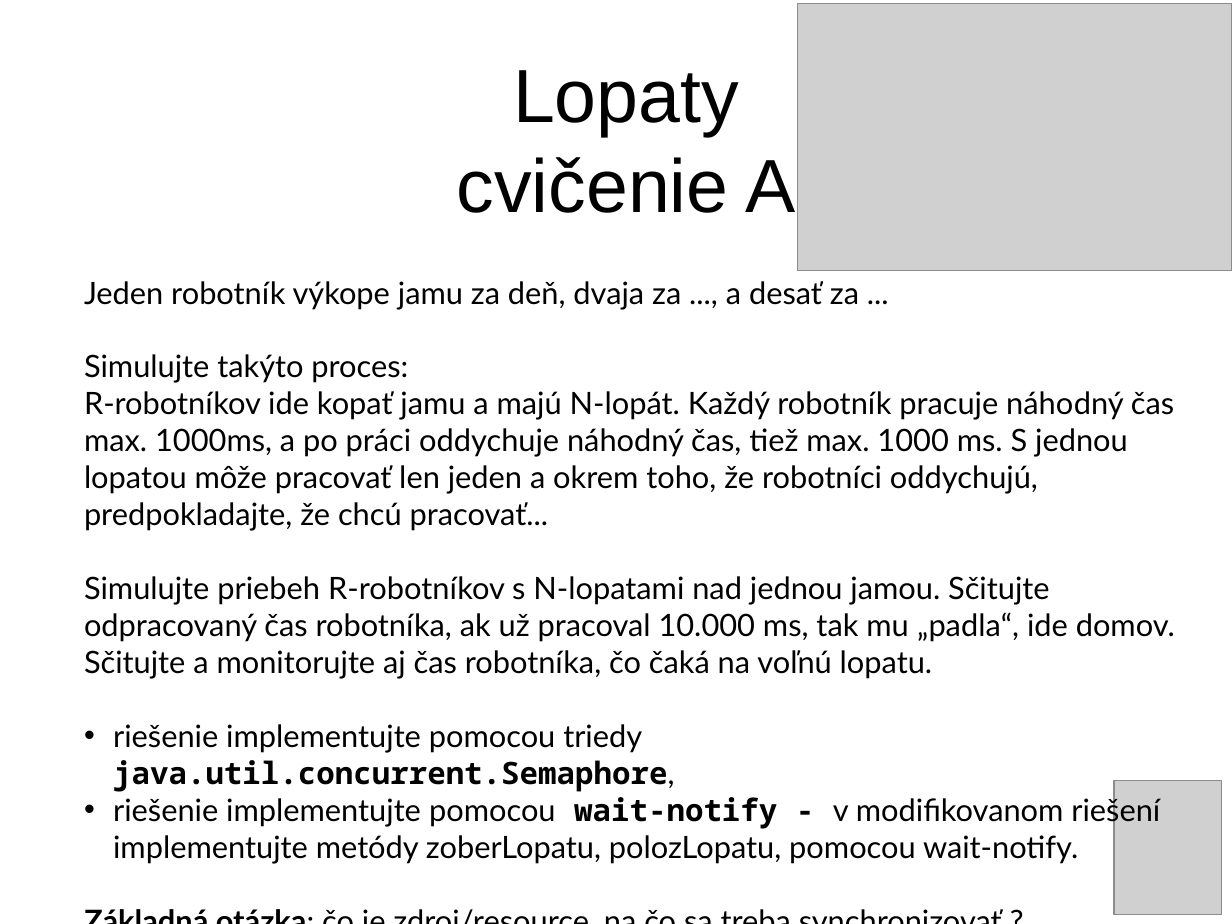
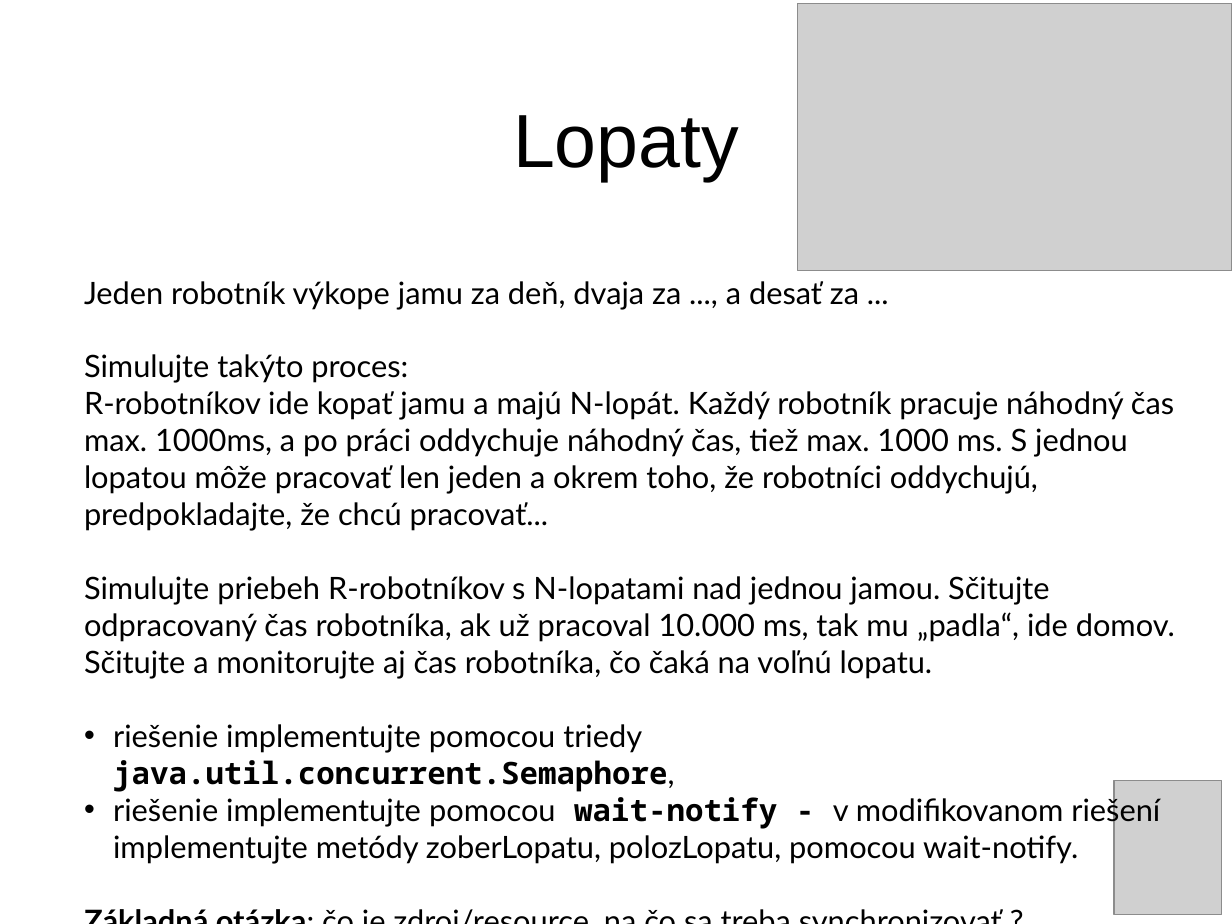
Before and after one commit to Programovanie4/Prednasky, a slide deck: slide 21 of 10/10_java.ppt (slide 19 before the commit). Drawn at 1232x924 pixels with LibreOffice and Linux fonts; fonts in the diff are those of the drawing; grey boxes stand for pictures. Boxes give left, top, right and bottom in pixels: in the first picture for what was removed or moved away, otherwise in the second. Text is boxed around its words. In the diff, an @@ line names an element or a change of style, - is before the commit and + after.

```diff
--- a/10/10_java.ppt
+++ b/10/10_java.ppt
@@ title at (x1=513, y1=115, x2=739, y2=181): text changed @@
-Lopaty
-cvičenie A
+Lopaty
```
Also in this commit, not shown: 4 other slides changed, 3 slides added, 32 other files.
